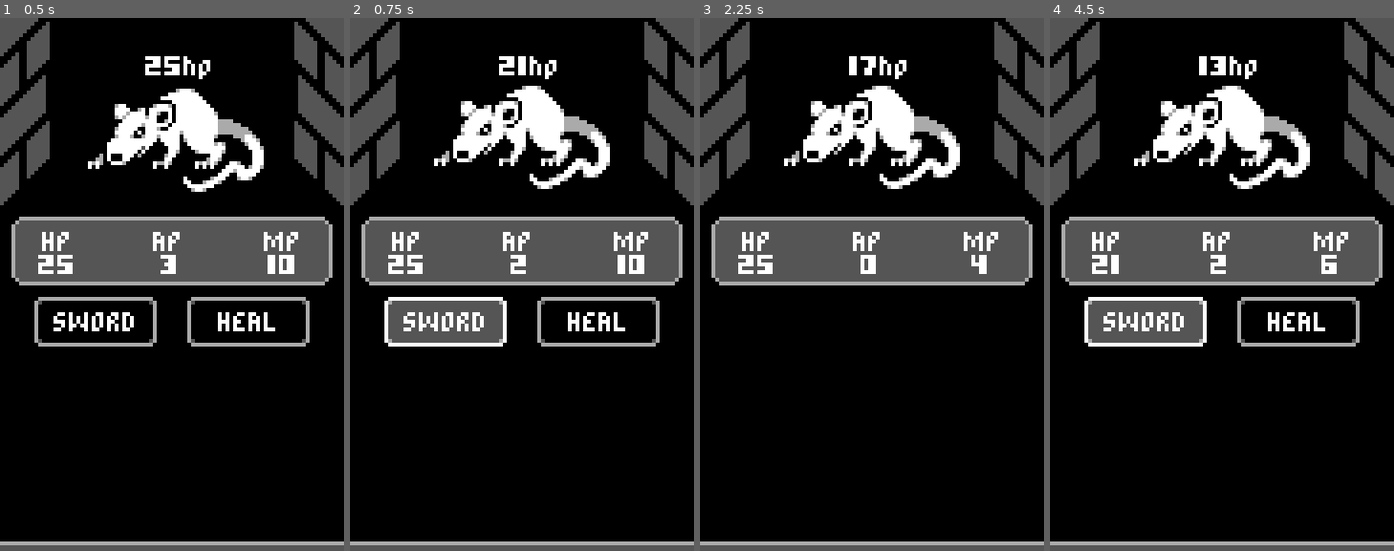
Above: before the commit, frames 1-4 (left to right).
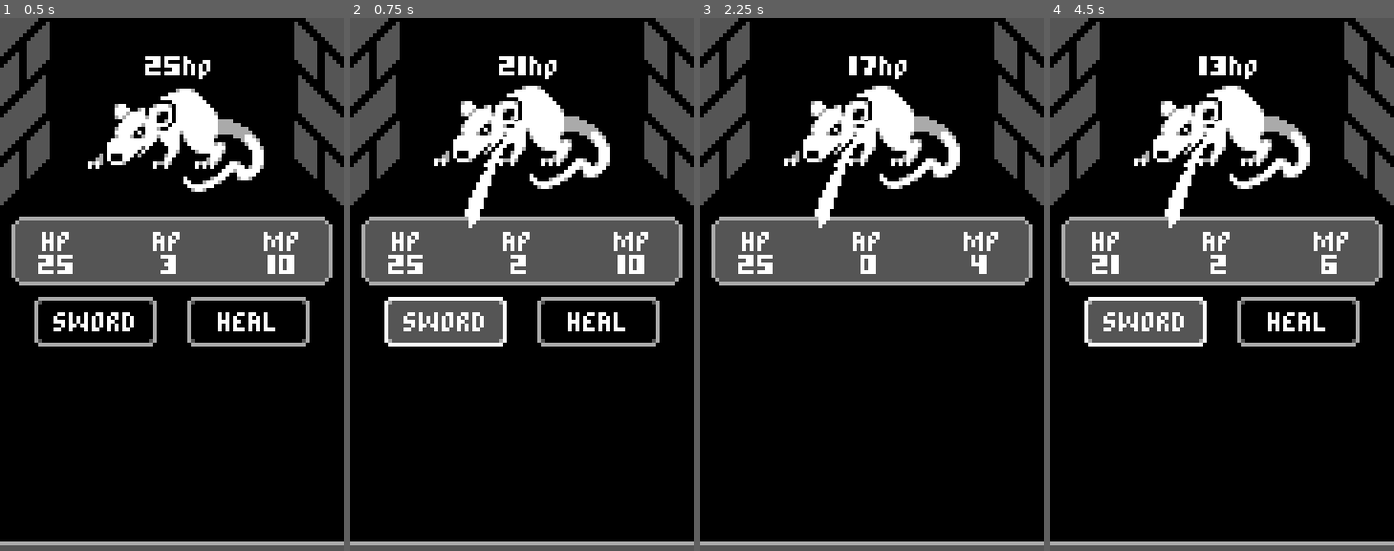
Above: after the commit, the same moments.

Repository: woliveira82/godot-mobile-rpg
Game: Godot game, scene res://game/Battle.tscn
Same seed, same stepped clock (60 frames per second), same inputs: the game is played once before the commit and once after it.
Inputs:
- Up to frame 1 (0.5 s): no input
- Up to frame 2 (0.75 s): click "SWORD" at 0.5 s
- Up to frame 3 (2.25 s): click "HEAL" at 1.25 s; click "SWORD" at 2 s
- Up to frame 4 (4.5 s): click "HEAL" at 3.5 s; click "SWORD" at 4.25 s

Frame 1 is identical in both runs. In frame 2, 0.6% of the frame differs, in the area x 33-49%, y 19-40%; in frame 3, 0.6%; in frame 4, 0.6%.

Commit message:
feat: add slash effect

Diff:
--- /dev/null
+++ b/game/Slash.gd
@@ -0,0 +1,5 @@
+extends Node2D
+
+
+func _on_AnimationPlayer_animation_finished(anim_name):
+	queue_free()
--- /dev/null
+++ b/game/Slash.tscn
@@ -0,0 +1,50 @@
+[gd_scene load_steps=5 format=2]
+
+[ext_resource path="res://assets/images/SlashEffect.png" type="Texture" id=1]
+[ext_resource path="res://game/Slash.gd" type="Script" id=2]
+
+[sub_resource type="Animation" id=1]
+length = 0.001
+tracks/0/type = "value"
+tracks/0/path = NodePath("Sprite:frame")
+tracks/0/interp = 1
+tracks/0/loop_wrap = true
+tracks/0/imported = false
+tracks/0/enabled = true
+tracks/0/keys = {
+"times": PoolRealArray( 0 ),
+"transitions": PoolRealArray( 1 ),
+"update": 0,
+"values": [ 0 ]
+}
+
+[sub_resource type="Animation" id=2]
+resource_name = "Slash"
+length = 0.5
+tracks/0/type = "value"
+tracks/0/path = NodePath("Sprite:frame")
+tracks/0/interp = 1
+tracks/0/loop_wrap = true
+tracks/0/imported = false
+tracks/0/enabled = true
+tracks/0/keys = {
+"times": PoolRealArray( 0, 0.1, 0.2, 0.3, 0.4 ),
+"transitions": PoolRealArray( 1, 1, 1, 1, 1 ),
+"update": 1,
+"values": [ 0, 1, 2, 3, 4 ]
+}
+
+[node name="Slash" type="Node2D"]
+script = ExtResource( 2 )
+
+[node name="Sprite" type="Sprite" parent="."]
+texture = ExtResource( 1 )
+hframes = 5
+
+[node name="AnimationPlayer" type="AnimationPlayer" parent="."]
+autoplay = "Slash"
+playback_speed = 2.0
+anims/RESET = SubResource( 1 )
+anims/Slash = SubResource( 2 )
+
+[connection signal="animation_finished" from="AnimationPlayer" to="." method="_on_AnimationPlayer_animation_finished"]
--- a/game/ui/SwordActionButton.gd
+++ b/game/ui/SwordActionButton.gd
@@ -1,4 +1,6 @@
 extends "res://game/ui/ActionButton.gd"
+
+const Slash = preload("res://game/Slash.tscn")
 
 
 func _on_pressed():
@@ -6,6 +8,14 @@
 	var enemy = main.find_node("Enemy")
 	var player = main.find_node("PlayerStatus")
 	if enemy != null and player != null:
+		create_slash(enemy.global_position)
 		enemy.take_damage(4)
 		player.mp += 2
 		player.ap -= 1
+
+
+func create_slash(position):
+	var slash = Slash.instance()
+	var main = get_tree().current_scene
+	main.add_child(slash)
+	slash.global_position = position
